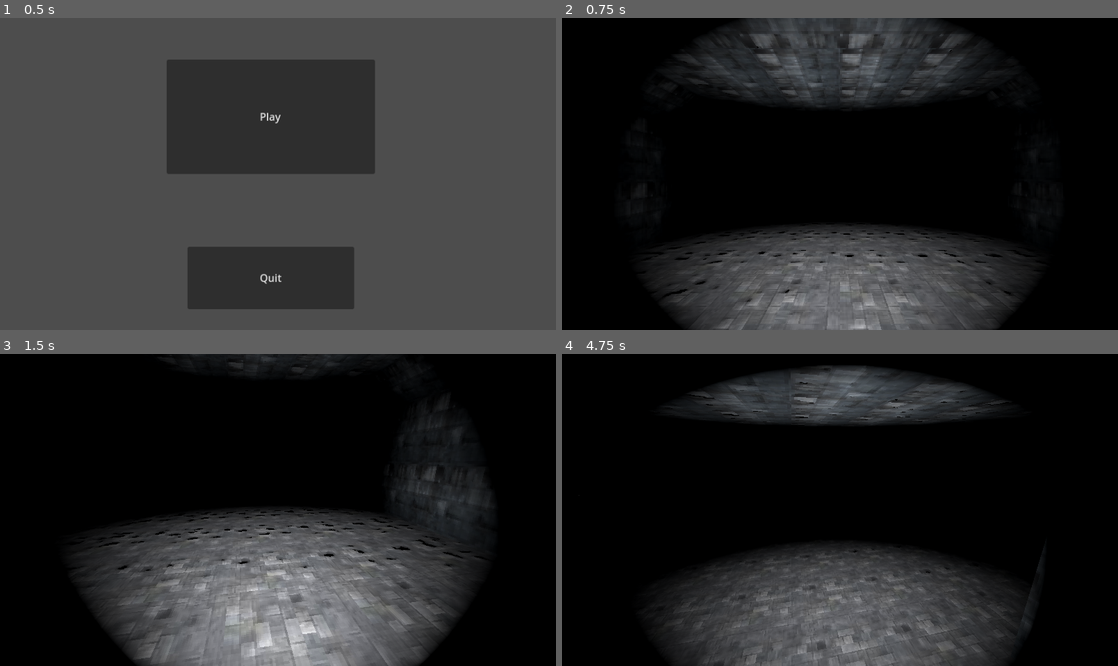
Above: before the commit, frames 1-4 (two rows, left to right).
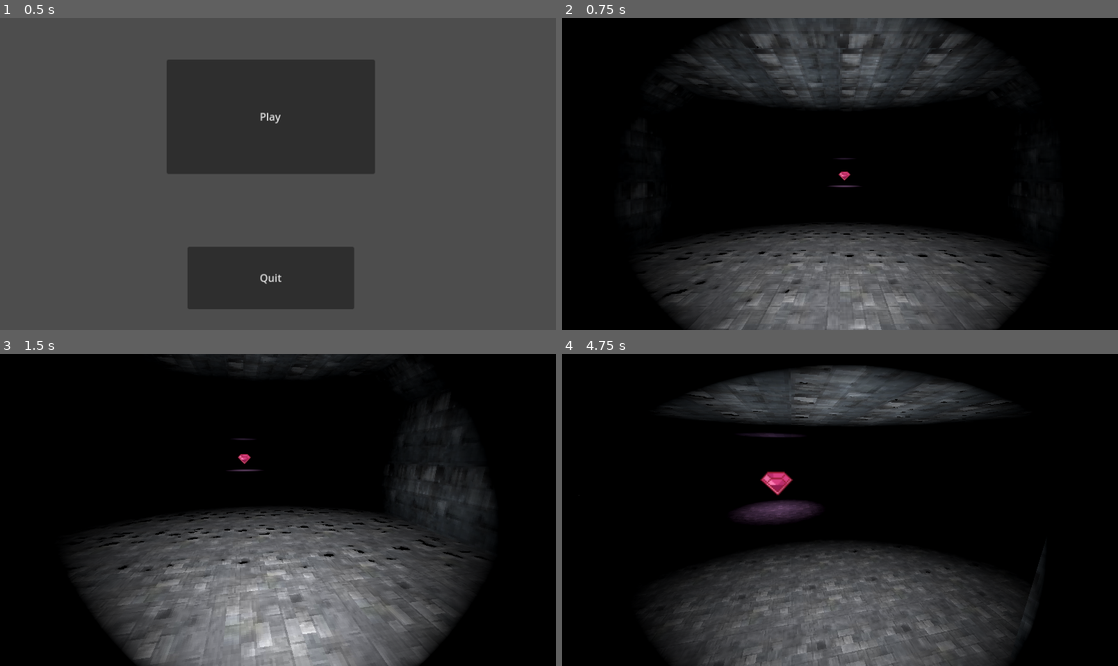
Above: after the commit, the same moments.

Repository: JMR-256/CryptOfCrystals
Game: Godot game, scene res://title.tscn
Same seed, same stepped clock (60 frames per second), same inputs: the game is played once before the commit and once after it.
Inputs (mouse positions are in pixels of both pictures, inside the frame that each line leads up to):
- Up to frame 1 (0.5 s): no input
- Up to frame 2 (0.75 s): click "Play" at 0.5 s
- Up to frame 3 (1.5 s): tap Enter at 1.25 s; move the mouse to (305, 510) at 1.27 s; hold W (forward) from 1.28 s (still down); hold Shift (sprint) from 1.28 s (still down)
- Up to frame 4 (4.75 s): keep holding W (forward); tap Space (jump) at 1.52, 2.27, 3.77, 4.52 s; move the mouse to (812, 510) at 2.02 s; release Shift (sprint) at 2.03 s; tap Shift (sprint) at 2.1, 3.6 s; move the mouse to (851, 503) at 2.77 s; hold Shift (sprint) 2.78-3.53 s; move the mouse to (834, 516) at 3.52 s; move the mouse to (878, 513) at 4.27 s; hold Shift (sprint) from 4.28 s (still down)

Frame 1 is identical in both runs. In frame 2, less than 0.1% of the frame differs, in the area x 48-54%, y 44-55%; in frame 3, 0.1%; in frame 4, 1.1%, in the area x 31-47%, y 25-54%.

Commit message:
feat: added audio sound when gem_spawner_gem_collected signal received by player
also added more locations to the possible gem locations

Diff:
--- a/Player/player.gd
+++ b/Player/player.gd
@@ -11,6 +11,7 @@
 
 @onready var head = $head
 @onready var camera = $head/cam
+@onready var gemsound = $gemsound
 
 func _ready():
 	Input.set_mouse_mode(Input.MOUSE_MODE_CAPTURED)
@@ -48,3 +49,7 @@
 		velocity.z = 0.0
 
 	move_and_slide()
+
+
+func _on_gemspawner_gem_collected():
+	gemsound.play()
--- a/project.godot
+++ b/project.godot
@@ -13,7 +13,6 @@
 config/name="Dungeon"
 run/main_scene="res://title.tscn"
 config/features=PackedStringArray("4.1", "Forward Plus")
-config/icon="res://icon.svg"
 
 [display]
 
--- a/world.tscn
+++ b/world.tscn
@@ -1,10 +1,11 @@
-[gd_scene load_steps=8 format=3 uid="uid://dq7oncg3onq25"]
+[gd_scene load_steps=9 format=3 uid="uid://dq7oncg3onq25"]
 
 [ext_resource type="Script" path="res://world.gd" id="1_11e73"]
 [ext_resource type="MeshLibrary" uid="uid://c6r4340rhasy6" path="res://dungeon_mesh_lib.tres" id="1_ublje"]
 [ext_resource type="PackedScene" uid="uid://cyhldg8vbfqib" path="res://Player/player.tscn" id="2_mhous"]
 [ext_resource type="PackedScene" uid="uid://do0qmn1te0e6f" path="res://gem.tscn" id="4_8cwsj"]
 [ext_resource type="Script" path="res://gemspawner.gd" id="5_ttrbm"]
+[ext_resource type="AudioStream" uid="uid://cxw8l4q7se0wh" path="res://audio/collect_gem.wav" id="6_es6ru"]
 
 [sub_resource type="Environment" id="Environment_dxort"]
 background_mode = 1
@@ -34,20 +35,26 @@
 [node name="Player" parent="." instance=ExtResource("2_mhous")]
 transform = Transform3D(1, 0, 0, 0, 1, 0, 0, 0, 1, -1.99875, 1.1572, 2.992)
 
+[node name="gemsound" type="AudioStreamPlayer3D" parent="Player"]
+transform = Transform3D(1, 0, 0, 0, 1, 0, 0, 0, 1, 1.99875, -1.1572, -2.992)
+stream = ExtResource("6_es6ru")
+max_db = 1.0
+
 [node name="WorldEnvironment" type="WorldEnvironment" parent="."]
 environment = SubResource("Environment_dxort")
 
 [node name="gemspawner" type="Node3D" parent="."]
 script = ExtResource("5_ttrbm")
-num_of_gems = 2
+num_of_gems = 6
 gems = Array[PackedScene]([ExtResource("4_8cwsj")])
-locations = Array[Vector3]([Vector3(-1.188, 1.87, -34.327), Vector3(21.954, 1.87, -63.435), Vector3(12.123, 1.87, -85.236), Vector3(-18.558, 1.87, -88.721), Vector3(18, 1.87, -114.778)])
+locations = Array[Vector3]([Vector3(-1.188, 1.87, -34.327), Vector3(21.954, 1.87, -63.435), Vector3(12.123, 1.87, -85.236), Vector3(-18.558, 1.87, -88.721), Vector3(18, 1.87, -114.778), Vector3(-22.678, 1.87, -114), Vector3(-38.28, 1.87, -60.506), Vector3(-24.95, 1.87, -60.506)])
 
 [node name="work_tool" type="Node3D" parent="."]
-transform = Transform3D(1, 0, 0, 0, 1, 0, 0, 0, 1, 17.9994, 4.11114, -114.778)
+transform = Transform3D(1, 0, 0, 0, 1, 0, 0, 0, 1, -24.9499, 4.11114, -60.5061)
 visible = false
 
 [node name="MeshInstance3D" type="MeshInstance3D" parent="work_tool"]
 mesh = SubResource("BoxMesh_b4jbl")
 
 [connection signal="gem_collected" from="gemspawner" to="." method="_on_gemspawner_gem_collected"]
+[connection signal="gem_collected" from="gemspawner" to="Player" method="_on_gemspawner_gem_collected"]
Not shown, added: audio/collect_gem.mp3.import
Not shown, added: audio/collect_gem.wav.import
Not shown: 8 places in dungeon_mesh_lib.tres that only renumber resources
Not shown, changed: icon.svg.import
Not shown, added: audio/collect_gem.mp3
Not shown, added: audio/collect_gem.wav
